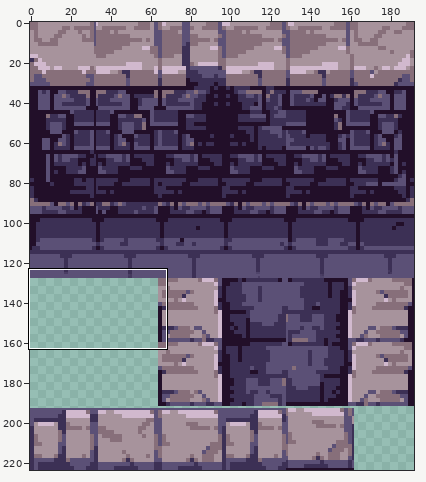
Sprite sheet, stored at resources/dungeon.png. The first picture is a wide view before the edit; the outline marks the close-up.
Close-up. First the earlier version:
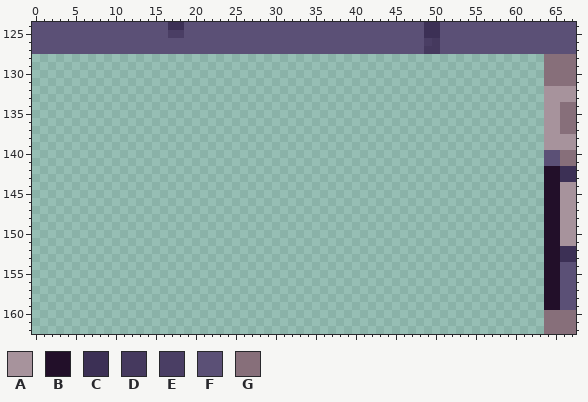
The file is 192x224 pixels. Colours within 5 levels of each other are drawn and written as one. Shown: x 0..67, y 124..162.
Palette (. is transparent): A #a7939c  B #220f29  C #3c3055  D #45395e  E #4a3e64  F #5b5076  G #876f7a
Pixels before (only the part around the change), first column x 0:
124 FFFFFFFFFFFFFFFFFCCFFFFFFFFFFFFFFFFFFFFFFFFFFFFFFCCFFFFFFFFFFFFFFFFF
125 FFFFFFFFFFFFFFFFFEEFFFFFFFFFFFFFFFFFFFFFFFFFFFFFFCCFFFFFFFFFFFFFFFFF
126 FFFFFFFFFFFFFFFFFFFFFFFFFFFFFFFFFFFFFFFFFFFFFFFFFEDFFFFFFFFFFFFFFFFF
127 FFFFFFFFFFFFFFFFFFFFFFFFFFFFFFFFFFFFFFFFFFFFFFFFFDDFFFFFFFFFFFFFFFFF
128 ................................................................GGGG
129 ................................................................GGGG
130 ................................................................GGGG
131 ................................................................GGGG
132 ................................................................AAAA
133 ................................................................AAAA
134 ................................................................AAGG
135 ................................................................AAGG
136 ................................................................AAGG
137 ................................................................AAGG
138 ................................................................AAAA
139 ................................................................AAAA
140 ................................................................FFGG
141 ................................................................FFGG
142 ................................................................BBCC
143 ................................................................BBCC
144 ................................................................BBAA
145 ................................................................BBAA
146 ................................................................BBAA
147 ................................................................BBAA
148 ................................................................BBAA
149 ................................................................BBAA
150 ................................................................BBAA
151 ................................................................BBAA
152 ................................................................BBCC
153 ................................................................BBCC
154 ................................................................BBFF
155 ................................................................BBFF
156 ................................................................BBFF
157 ................................................................BBFF
158 ................................................................BBFF
159 ................................................................BBFF
160 ................................................................GGGG
161 ................................................................GGGG
162 ................................................................GGGG
The same view after the edit:
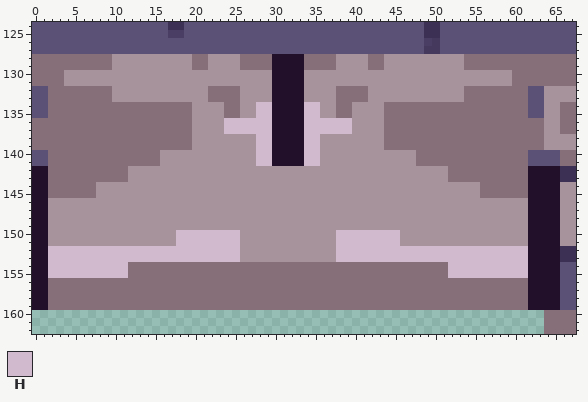
Colours new in this view: H #d1b9ce
Commit message: Smoother room tiles connection
What changed:
Colour A now appears in rows 128 to 129 at x 10 to 19, 22 to 25, 38 to 41 and 44 to 53; in rows 130 to 131 at x 4 to 29 and 34 to 59; in rows 132 to 133 at x 10 to 21, 26 to 29, 34 to 37 and 42 to 53; in rows 134 to 135 at x 20 to 23, 26 to 27, 36 to 37 and 40 to 43; in rows 136 to 137 at x 20 to 23 and 40 to 43; in rows 138 to 139 at x 20 to 27 and 36 to 43.
Colour A now appears in rows 140 to 141 at x 16 to 27 and 36 to 47; in rows 142 to 143 at x 12 to 51; in rows 144 to 145 at x 8 to 55; in rows 146 to 149 at x 2 to 61; in rows 150 to 151 at x 2 to 17, 26 to 37 and 46 to 61; in rows 152 to 153 at x 26 to 37.
Colour B now appears in rows 128 to 141 at x 30 to 33; in rows 142 to 159 at x 0 to 1 and 62 to 63.
Colour F now appears in rows 132 to 135 at x 0 to 1 and 62 to 63; in rows 140 to 141 at x 0 to 1 and 62 to 63.
Colour G now appears in rows 128 to 129 at x 0 to 9, 20 to 21, 26 to 29, 34 to 37, 42 to 43 and 54 to 63; in rows 130 to 131 at x 0 to 3 and 60 to 63; in rows 132 to 133 at x 2 to 9, 22 to 25, 38 to 41 and 54 to 61; in rows 134 to 135 at x 2 to 19, 24 to 25, 38 to 39 and 44 to 61; in rows 136 to 139 at x 0 to 19 and 44 to 63; in rows 140 to 141 at x 2 to 15 and 48 to 61.
Colour G now appears in rows 142 to 143 at x 2 to 11 and 52 to 61; in rows 144 to 145 at x 2 to 7 and 56 to 61; in rows 154 to 155 at x 12 to 51; in rows 156 to 159 at x 2 to 61.
Colour H now appears in rows 134 to 135 at x 28 to 29 and 34 to 35; in rows 136 to 137 at x 24 to 29 and 34 to 39; in rows 138 to 141 at x 28 to 29 and 34 to 35; in rows 150 to 151 at x 18 to 25 and 38 to 45; in rows 152 to 153 at x 2 to 25 and 38 to 61; in rows 154 to 155 at x 2 to 11 and 52 to 61.
Boxes around the changes in both close-ups, in picture pixels (x1, y1, x2, y2):
added: (32, 54, 544, 310)
